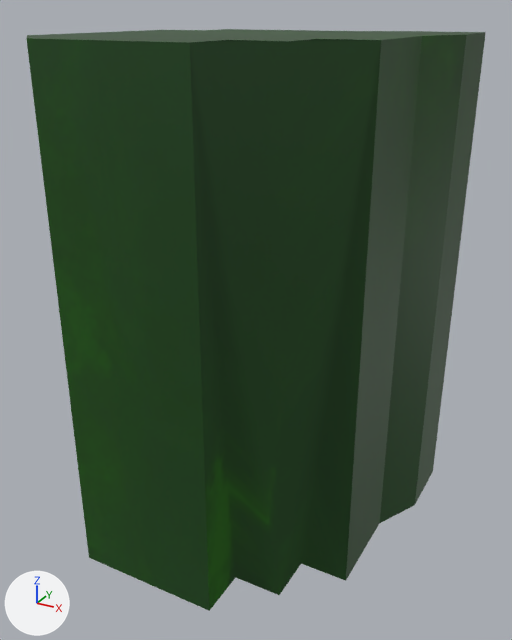
The FBX model ActionGame-リファクタリング-/Data/Model/BossArea/BossArea.fbx: old version first, new version second.
Both versions are drawn from a 50 mm lens placed at (0.674, -1.158, 0.042), pointed at (0.031, 0.012, -0.543). Every picture has the same lights, and +X, +Y and +Z are marked at lower left. The older version comes first. Where no turn or scale is listed for an object, it has been applied to the vertices.

The first picture shows '立方体', '立方体.001'.
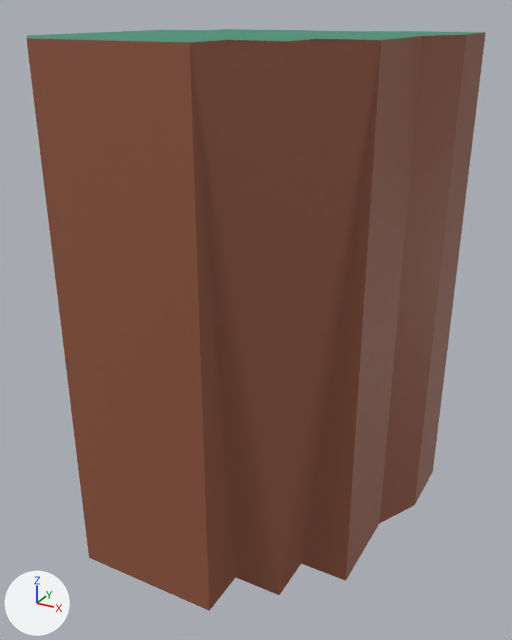
Diff of the bpy script that builds the scene:
```diff
--- a/ActionGame-リファクタリング-/Data/Model/BossArea/BossArea.fbx.py
+++ b/ActionGame-リファクタリング-/Data/Model/BossArea/BossArea.fbx.py
@@ img_colormap_png @@
+img_colormap_png = load_image('Colormap.png', 'Colormap.png', 512, 512, 'sRGB')
@@ mat_マテリアル @@
 mat_マテリアル = principled_material('マテリアル')
-mat_マテリアル.texture = img_bossarea_png  # with its transparency
+mat_マテリアル.texture = img_colormap_png
@@ me_立方体_002 @@
 me_立方体_002.from_pydata(...)  # 48 vertices, 19 faces; spans x -0.3..0.35, y -0.3..0.35, z -1.02..0.0
 # used by ob_立方体_001; location = (0.0, 0.0, 0.0)
+# me_立方体_002 part 1: texture (UV) coordinates of 19 of 19 faces, centred in x -0.3..0.35, y -0.3..0.35, z -0.51, changed; they spanned u 0.12..0.88, v 0.06..0.97 and now span u 0.85..0.85, v 0.1..0.1
 me_立方体_002.materials.append(mat_マテリアル)
```

Boxes [x1, y1, x2, y2] around the edits, measured in the pictures (512 x 640 px):
'立方体.001', surface changed (green to brown)
    both: [26, 32, 486, 611]
'立方体', surface changed (lighter)
    both: [27, 29, 484, 42]
